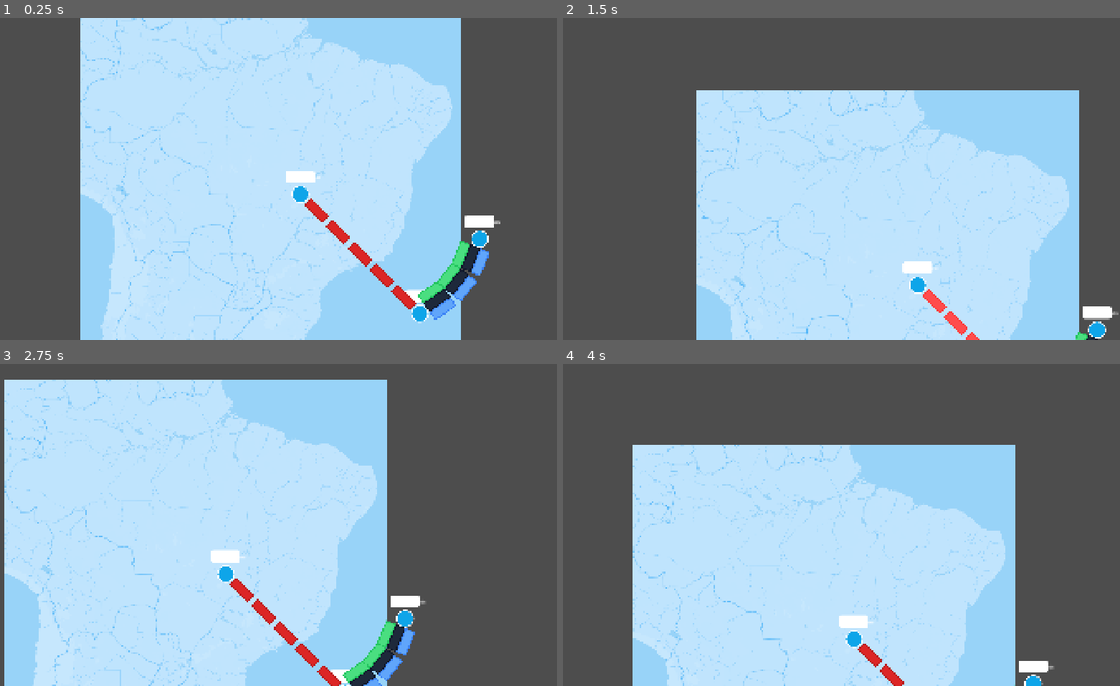
Above: before the commit, frames 1-4 (two rows, left to right).
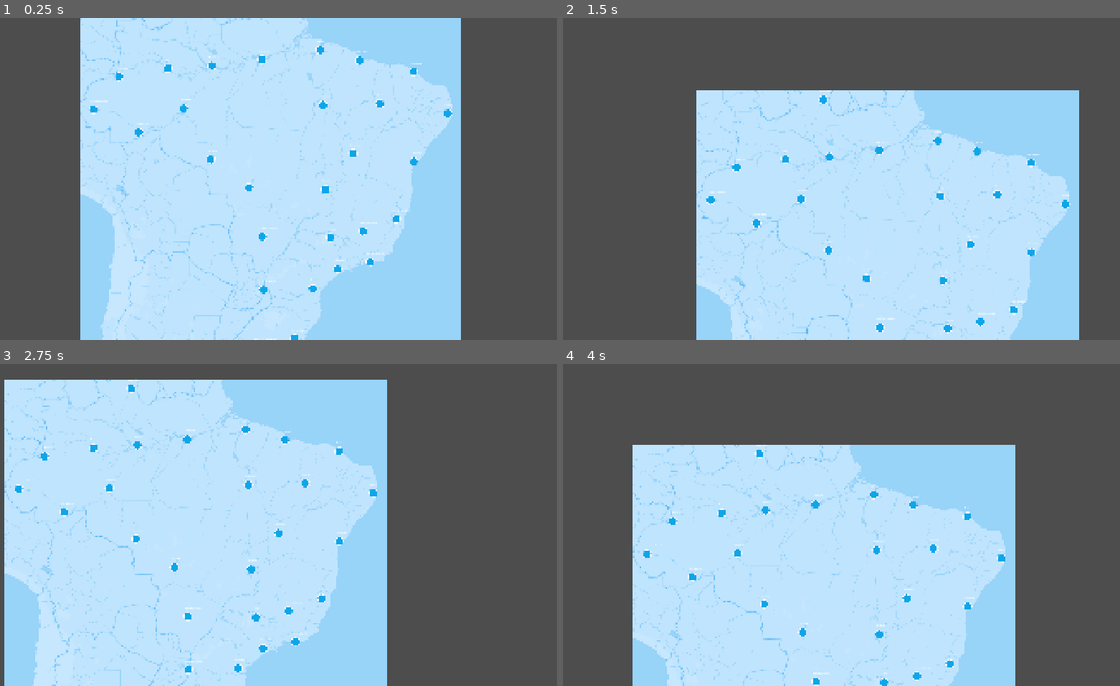
Above: after the commit, the same moments.

Repository: BarbaraEMorais/ticketToRideGame
Game: Godot game, scene res://tabuleiro/tabuleiro.tscn
Same seed, same stepped clock (60 frames per second), same inputs: the game is played once before the commit and once after it. This scene is started directly instead of the project's main scene.
Inputs (mouse positions are in pixels of both pictures, inside the frame that each line leads up to):
- Up to frame 1 (0.25 s): no input
- Up to frame 2 (1.5 s): tap Enter at 0.5 s; drag from (863, 195) to (980, 314) at 0.52 s; tap Space at 1.25 s; drag from (997, 330) to (802, 243) at 1.27 s
- Up to frame 3 (2.75 s): tap Enter at 2 s; move the mouse to (406, 618) at 2.02 s; click (406, 618) at 2.17 s
- Up to frame 4 (4 s): tap Space at 2.75 s; drag from (824, 611) to (891, 676) at 2.77 s; tap Enter at 3.5 s; move the mouse to (1003, 573) at 3.52 s; click (1003, 573) at 3.67 s

The runs differ from the first frame. In frame 1, 3.9% of the frame differs, in the area x 15-90%, y 7-100%; in frame 2, 2.0%; in frame 3, 3.7%; in frame 4, 1.7%.

Commit message:
feat: cities correctly positioned on map

Diff:
--- a/tabuleiro/Cidade.tscn
+++ b/tabuleiro/Cidade.tscn
@@ -1,8 +1,7 @@
-[gd_scene load_steps=5 format=3 uid="uid://tjvwsgh5scsr"]
+[gd_scene load_steps=4 format=3 uid="uid://tjvwsgh5scsr"]
 
 [ext_resource type="Script" uid="uid://kn0li6ib3c6f" path="res://tabuleiro/Cidade.gd" id="1_sa4h6"]
 [ext_resource type="Texture2D" uid="uid://dnrddtcdiyddg" path="res://assets/mapa/cidade.svg" id="2_stiri"]
-[ext_resource type="Texture2D" uid="uid://bdnhb7ac46mj5" path="res://assets/mapa/label-container.svg" id="3_24oni"]
 
 [sub_resource type="CircleShape2D" id="CircleShape2D_sa4h6"]
 radius = 30.0167
@@ -25,9 +24,4 @@
 offset_bottom = -47.0
 metadata/_edit_use_anchors_ = true
 
-[node name="Label-container" type="Sprite2D" parent="."]
-position = Vector2(-1, -55)
-scale = Vector2(1, 0.763889)
-texture = ExtResource("3_24oni")
-
 [connection signal="input_event" from="." to="." method="_on_input_event"]
--- a/tabuleiro/MapManager.gd
+++ b/tabuleiro/MapManager.gd
@@ -11,12 +11,7 @@
 
 func _ready():
 	image_parser.image_saved.connect(_on_image_saved)
-
 	json_map_parser("res://dados/mapa-brasil.json")
-
-	_cria_varias_cidades_exemplo()
-	_cria_caminho(1, 2, 5, 1, ["Red"])
-	_cria_caminho(2, 3, 3, 3, ["Green", "DarkGray", "Blue"], 30)
 
 
 func _cria_varias_cidades_exemplo():
@@ -33,24 +28,25 @@
 	if cidade_scene:
 		var cidade_node = cidade_scene.instantiate() as Cidade
 		cidade_node.setup_cidade(id, cidade_name, pos)
+		cidade_node.scale = Vector2(0.5, 0.5)
 		add_child(cidade_node)
 		cidades[id] = cidade_node
-		print("Created cidade: ", cidade_node.cidade_name)
+		# print("Created cidade: ", cidade_node.cidade_name)
 	else:
 		push_warning("MapManager: Cidade scene não setada.")
 
 
-func _cria_caminho(origem_id: int, cidade_id: int, length: int, lines: int, colors: Array[String], curvature = 0):
+func _cria_caminho(origem_id: int, destino_id: int, length: int, lines: int, colors: Array[String], curvature = 0):
 	if not caminho_scene:
 		push_warning("MapManager: Caminho scene não setada.")
 		return
 
-	if not cidades.has(origem_id) or not cidades.has(cidade_id):
+	if not cidades.has(origem_id) or not cidades.has(destino_id):
 		push_warning("MapManager: Não deu pra criar o caminho. Tá faltando o destino ou a origem.")
 		return
 
 	var origem_node: Cidade = cidades[origem_id]
-	var cidade_node: Cidade = cidades[cidade_id]
+	var cidade_node: Cidade = cidades[destino_id]
 
 	var caminho_node = caminho_scene.instantiate() as Caminho
 	caminho_node.setup_caminho(origem_node, cidade_node, length, lines, colors, curvature)
@@ -72,8 +68,18 @@
 	if !json_result:
 		printerr("Erro no parsing do JSON do mapa: ", json_result.get_error_message())
 
+	# plano de fundo
 	var output_path = "user://decoded_image.png"
 	image_parser.parseImage(json_result["detailedBackgrounds"]["skyNoRoads"], output_path)
+
+	var width = (json_result["outline"]["width"] + json_result["outline"]["offset_x"]) * 2
+	var height = (json_result["outline"]["height"] + json_result["outline"]["offset_y"]) * 2
+	var dimensions = json_result["dimensions"]
+	# cidades
+	for cidade in json_result["destinations"]:
+		print(cidade)
+		_cria_cidade(cidade["id"], cidade["name"], Vector2(-width/2 + cidade["x"]*width / dimensions[0], height/2 + -cidade["y"] * height))
+
 
 
 func _on_image_saved(image_path: String):
